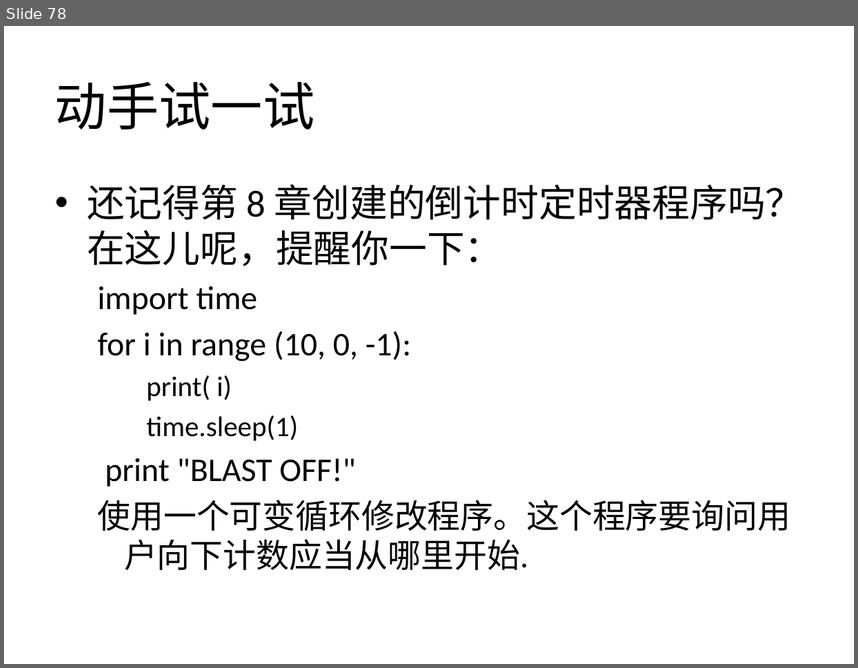
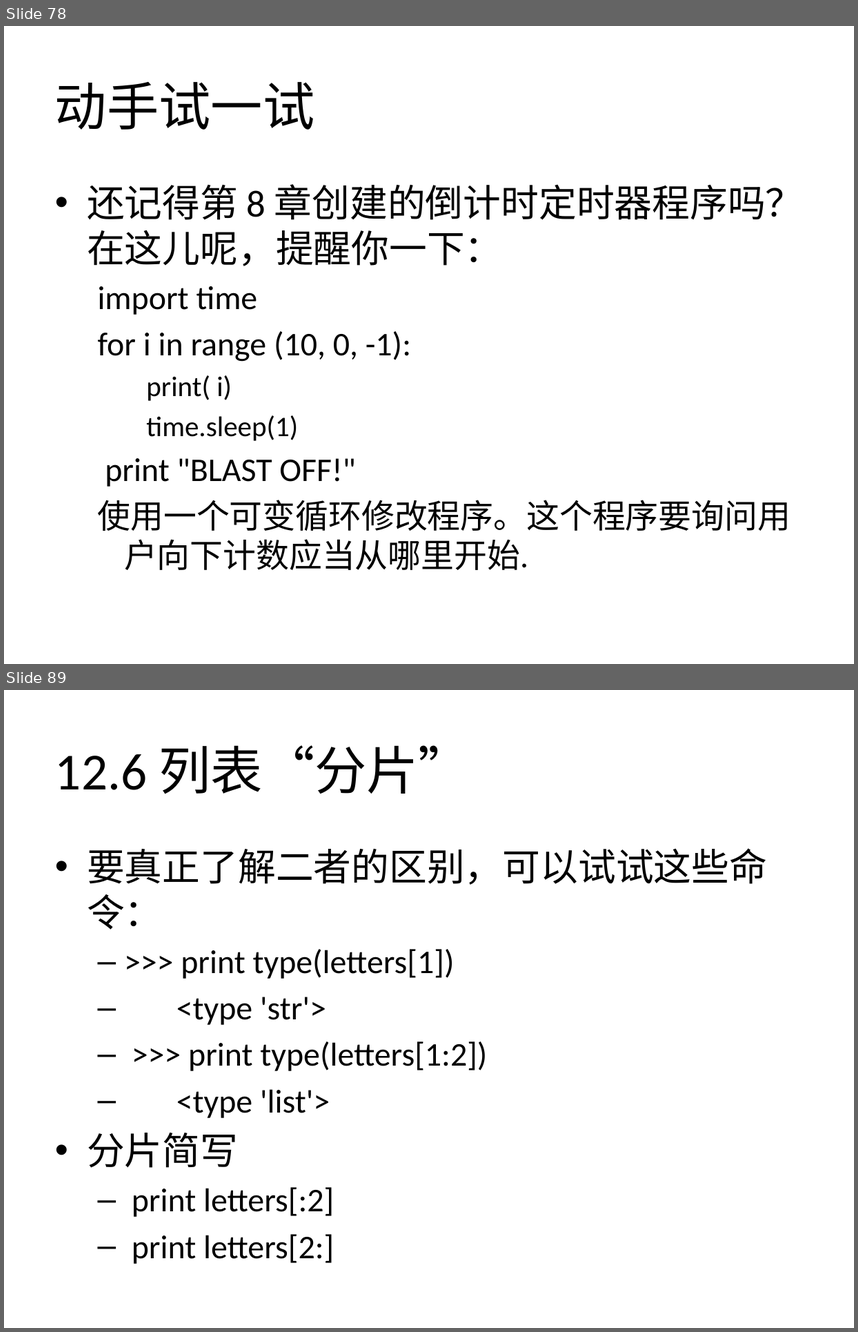
Before and after one commit to zhinan18/Python3, a slide deck: readme/Python3.pptx. Shown one above the other, each under a label of ours: slide 78 before the commit, slides 78 and 89 after it; the slides between them are not shown. The pictures are 858x668 and 858x1332 pixels, drawn with LibreOffice and Linux fonts; fonts in the diff are those of the drawing. Boxes give left, top, right and bottom in pixels: in the first picture for what was removed or moved away, otherwise in the second. Text is boxed around its words. In the diff, an @@ line names an element or a change of style, - is before the commit and + after.

```diff
--- a/readme/Python3.pptx
+++ b/readme/Python3.pptx
@@ slide 89 added at box(4, 690, 854, 1328), background #FFFFFF @@
@@ title added at box(55, 745, 471, 794), 44 pt, text #000000 @@
+12.6 列表“分片”
@@ text added at box(87, 848, 767, 1263), 28 pt, text #000000 @@
+• 要真正了解二者的区别，可以试试这些命令：
+  – >>> print type(letters[1])
+  – <type 'str'>
+  – >>> print type(letters[1:2])
+  – <type 'list'>
+• 分片简写
+  – print letters[:2]
+  – print letters[2:]
```
Also in this commit, not shown: 2 slides changed, 21 other slides added, 10 other files.
